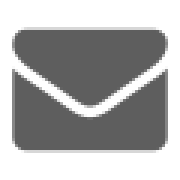
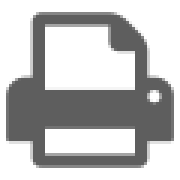
Layer changes from the first w=180, h=180 image to the second:
hid "faicon-envelope" over bbox(12, 27, 168, 153)
added layer "faicon-print" in group "faicon" over bbox(6, 12, 174, 168)
